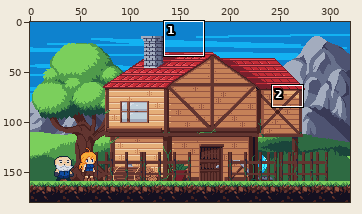
File history of a pixel-art file, Sprites/HomeTown-YourHouse.aseprite. The first picture is a wide view before the edit; the outline marks the close-up.
Close-up. Earlier state:
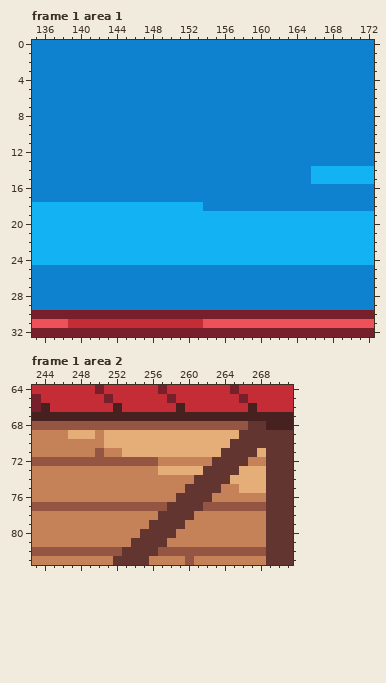
320x180 pixels, 9 frames. Shown: frame 1 area 1: x 135..172, y 0..32; frame 1 area 2: x 243..271, y 64..83. The commit also changed other frames or places, which this record leaves out.
The result:
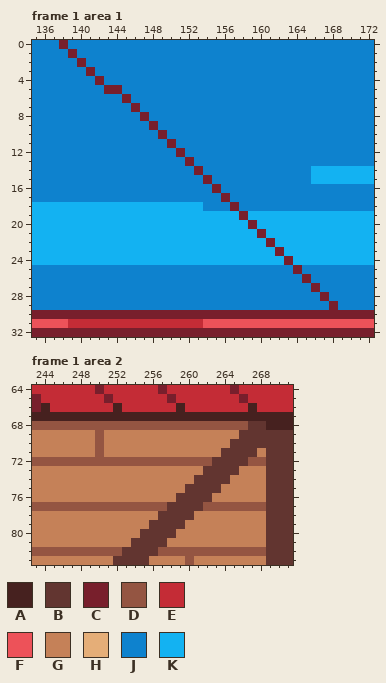
Palette (. is transparent): A #46211f  B #623530  C #781f2c  D #945542  E #c42c36  F #ed5259  G #c58158  H #e5ae78  J #0e82ce  K #13b2f2
Difference:
Frame 1 area 1, layer "Layer 5":
Colour J gives way to colour C in row 0 at x 138; in row 1 at x 139; in row 2 at x 140; in row 3 at x 141; in row 4 at x 142; in row 5 at x 143 to 144.
Colour J gives way to colour C in row 6 at x 145; in row 7 at x 146; in row 8 at x 147; in row 9 at x 148; in row 10 at x 149; in row 11 at x 150.
Colour J gives way to colour C in row 12 at x 151; in row 13 at x 152; in row 14 at x 153; in row 15 at x 154; in row 16 at x 155; in row 17 at x 156.
Colour J gives way to colour C in row 18 at x 157; in row 25 at x 164; in row 26 at x 165; in row 27 at x 166; in row 28 at x 167; in row 29 at x 168.
Colour K gives way to colour C in row 19 at x 158; in row 20 at x 159; in row 21 at x 160; in row 22 at x 161; in row 23 at x 162; in row 24 at x 163.
Frame 1 area 2, layer "house":
Colour G gives way to colour D in rows 69 to 70 at x 250; in row 72 at x 257 to 262 and 267 to 268.
Colour H gives way to colour G in row 69 at x 247 to 249 and 251 to 265; in row 70 at x 251 to 264; in row 71 at x 253 to 263 and 268; in row 73 at x 257 to 261 and 266 to 268; in row 74 at x 265 to 268; in row 75 at x 266 to 268.
